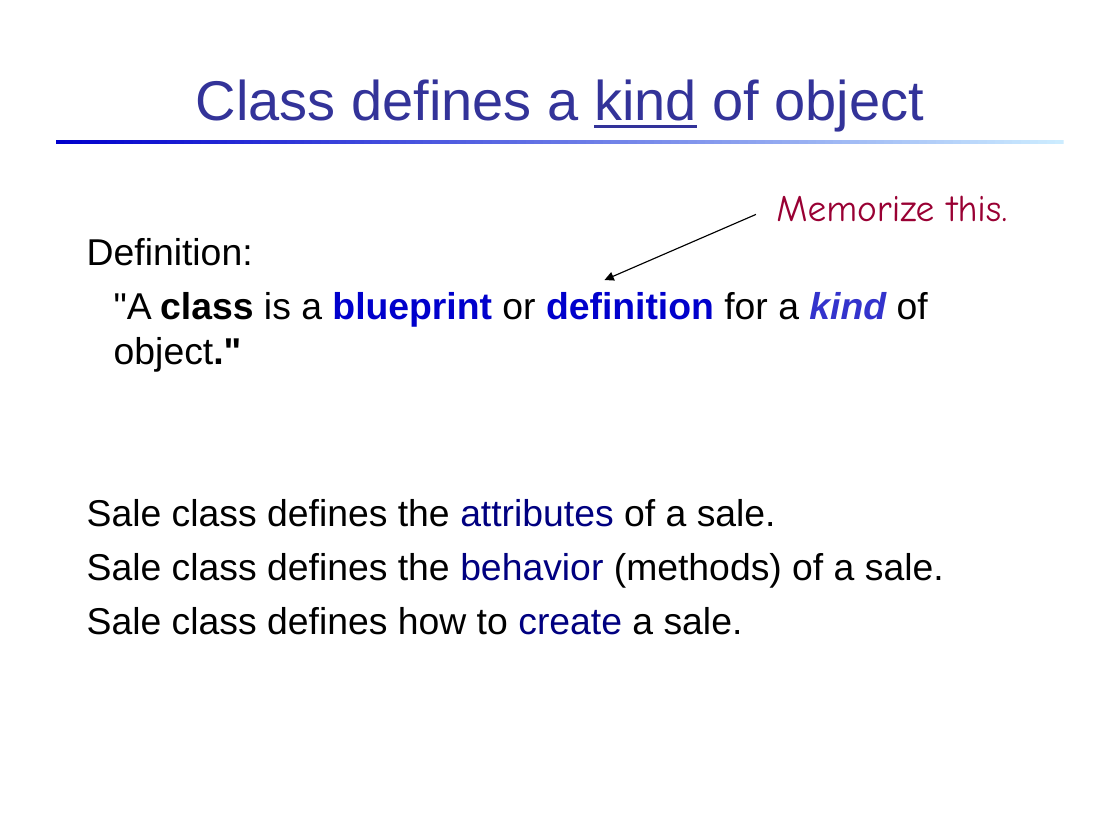
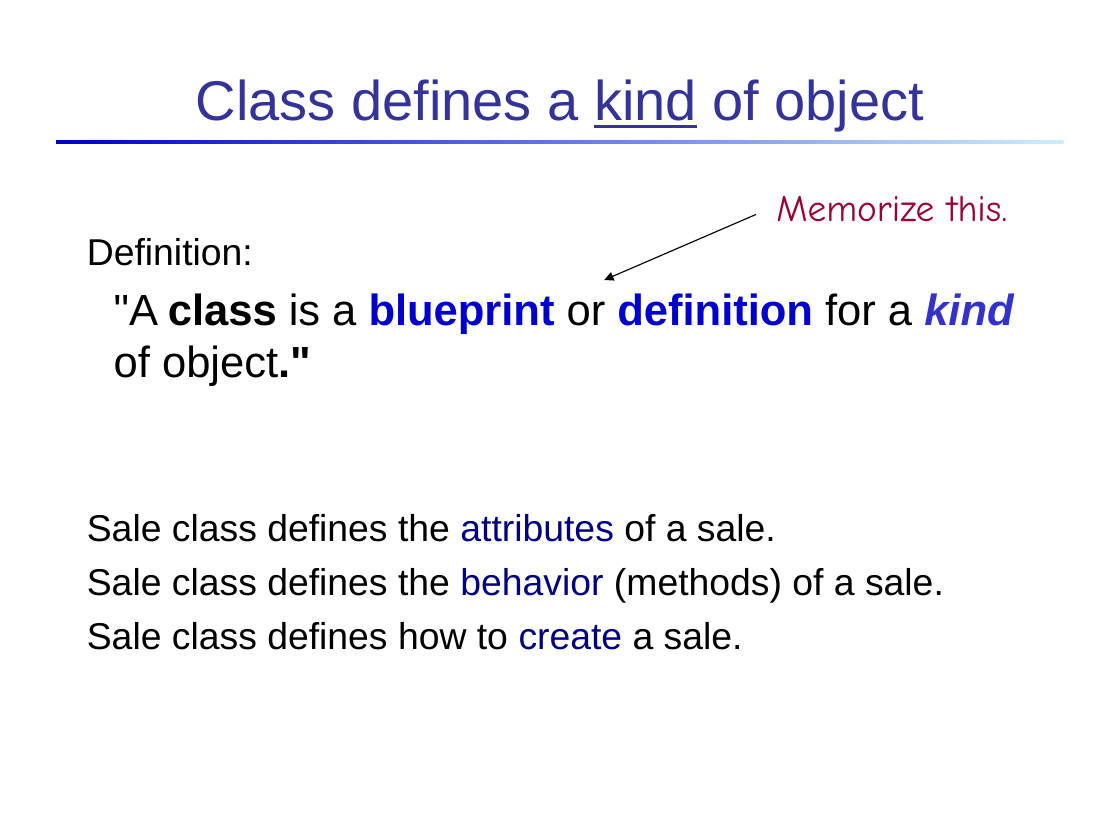
Before and after one commit to skeoop/skeoop.github.io, a slide deck: slide 10 of week1/3-Introduction-to-Objects.ppt. Drawn at 1120x840 pixels with LibreOffice and Linux fonts; fonts in the diff are those of the drawing. Boxes give left, top, right and bottom in pixels: in the first picture for what was removed or moved away, otherwise in the second. Text is boxed around its words. In the diff, an @@ line names an element or a change of style, - is before the commit and + after.

```diff
--- a/week1/3-Introduction-to-Objects.ppt
+++ b/week1/3-Introduction-to-Objects.ppt
@@ text at box(114, 293, 1013, 386): size 24 to 28 pt in ""A class is a blueprint or definition ..." @@
```
Also in this commit, not shown: 7 other slides changed, 3 other files.
